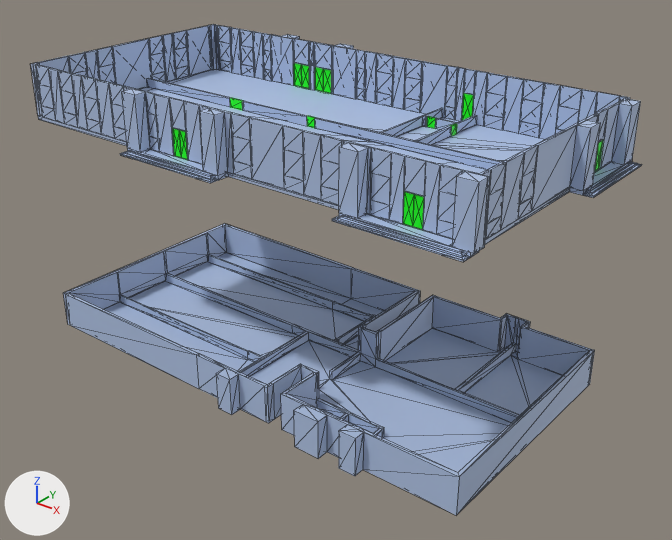
Two versions of the glTF model src/assets/3d/solid/models/Dosing_Building_expansion.glb, one commit apart.
Both versions are drawn from a 50 mm lens placed at (55.2, -66.1, 35.9), pointed at (2.6, -0.4, -4.8). Every picture has the same lights, and +X, +Y and +Z are marked at lower left. The picture after the commit comes second. Mesh edges are drawn as thin lines. Where no turn or scale is listed for an object, it has been applied to the vertices. Vertices at exactly the same position are counted once.

In view in the first picture: 'Basement1', 'Floor1'.
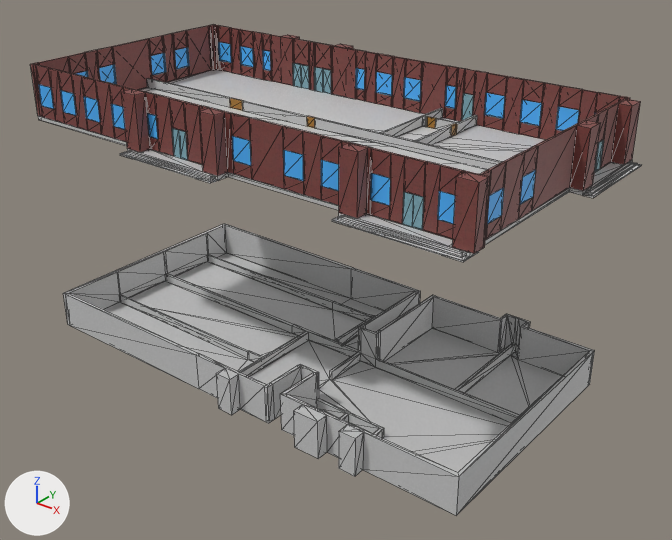
What differs and where, as boxes (x1, y1, x2, y2) in the pictures (672 x 540 px; the box of a moved part takes in the faces that stretch with it):
'Floor1', surface changed, reshaped (darker)
    before: (30, 24, 642, 262)
    after: (30, 24, 641, 262)
'Basement1', recoloured
    both: (63, 224, 595, 515)
part 1 of me_mesh_011, deleted
    before: (462, 93, 474, 120)
part 2 of me_mesh_011, moved or reshaped
    before: (37, 25, 619, 230)
    after: (36, 25, 620, 230)
part 3 of me_mesh_011, surface changed (darker)
    both: (30, 24, 641, 262)
part 4 of me_mesh_011, recoloured
    both: (38, 70, 641, 262)
part 5 of me_mesh_011, recoloured (blue to brown)
    both: (30, 24, 641, 254)
part 6 of me_mesh_011, recoloured
    before: (38, 42, 596, 224)
    after: (38, 42, 579, 224)
part 7 of me_mesh_011, recoloured
    before: (595, 140, 603, 169)
    after: (596, 140, 604, 168)

The edits, one by one:
Picture 'ground' (img_ground) is new.
Picture 'wall2' (img_wall2) is new.
Picture 'gate' (img_gate) is new.
Picture 'window' (img_window) is new.
Picture 'door' (img_door) is new.
In material 'door' (mat_door), base_color is no longer (0.0, 1.0, 0.0), green #00ff00.
In material 'door' (mat_door), texture is now set to img_door.
Material 'ground' (mat_ground) is new.
Its texture is img_ground.
Its roughness is 0.553.
Material 'wall2' (mat_wall2) is new.
Its texture is img_wall2.
Its roughness is 0.553.
Material 'gate' (mat_gate) is new.
Its texture is img_gate.
Its roughness is 0.553.
Material 'window' (mat_window) is new.
Its texture is img_window.
Its roughness is 0.553.
me_mesh_011 is used by ob_floor1; location (0.0, 0.0, 10.0).
me_mesh_011 had 987 vertices, 2559 faces and spanned x -26.6..27.2, y -14.8..14.8, z -1.9..3.8.
me_mesh_011 now has 959 vertices, 2559 faces and spans x -26.6..27.2, y -14.8..14.8, z -1.9..3.8.
me_mesh_011 part 1: the loose piece of 8 vertices spanning x 8.4..9.6, y 12.5..12.6, z -1.5..1.4 is deleted.
Part 2, on me_mesh_011:
48 vertices are removed from x -14.0..25.1, y -12.6..12.7, z -1.5..1.1.
212 faces are deleted.
12 vertices move within x -14.0..25.1, y 6.3..12.7, z -1.5..1.1.
6 vertices are added at (-9.6, 12.5, -1.5), (-9.6, 12.5, 1.1), (-12.8, 12.5, -1.5), (-12.8, 12.5, 1.1), (24.9, 7.2, -1.5), (24.9, 7.2, 1.1).
14 new vertices lie (0.0, 0.0, 2.6) away from vertices in x -14.0..24.9, y -12.7..12.5, z -1.5.
8 new vertices lie (0.9, 0.0, 0.0) away from vertices in x -6.2..18.8, y -12.7..-12.5, z -1.5..1.1.
1 new face joins them, mat_ground (picture img_ground).
94 new faces join them, mat_wall2 (picture img_wall2).
129 new faces join them, mat_gate (picture img_gate).
me_mesh_011 part 3: 2346 kept faces spanning x -26.6..27.2, y -14.8..14.8, z -1.9..3.8 get new texture (UV) coordinates.
me_mesh_011 part 4: 700 faces spanning x -26.6..27.2, y -14.8..14.8, z -1.9..-0.5 switch from mat_wall (blue #afc2e3) to mat_ground (picture img_ground).
me_mesh_011 part 5: 1315 faces spanning x -26.6..26.3, y -13.9..13.9, z -1.5..3.8 switch from mat_wall (blue #afc2e3) to mat_wall2 (picture img_wall2).
me_mesh_011 part 6: 280 faces spanning x -26.6..25.1, y -12.7..12.7, z -0.3..1.9 switch from mat_wall (blue #afc2e3) to mat_window (picture img_window).
me_mesh_011 part 7: 3 faces spanning x -14.0..25.1, y 7.2..12.7, z -1.5..1.1 switch from mat_door (green #00ff00) to mat_gate (picture img_gate).
me_mesh_006 has 286 vertices, 698 faces and spans x -26.6..25.1, y -13.9..14.0, z -5.9..-1.9.
me_mesh_006 no longer uses material mat_wall (blue #afc2e3).
me_mesh_006 gains material mat_ground (picture img_ground).
